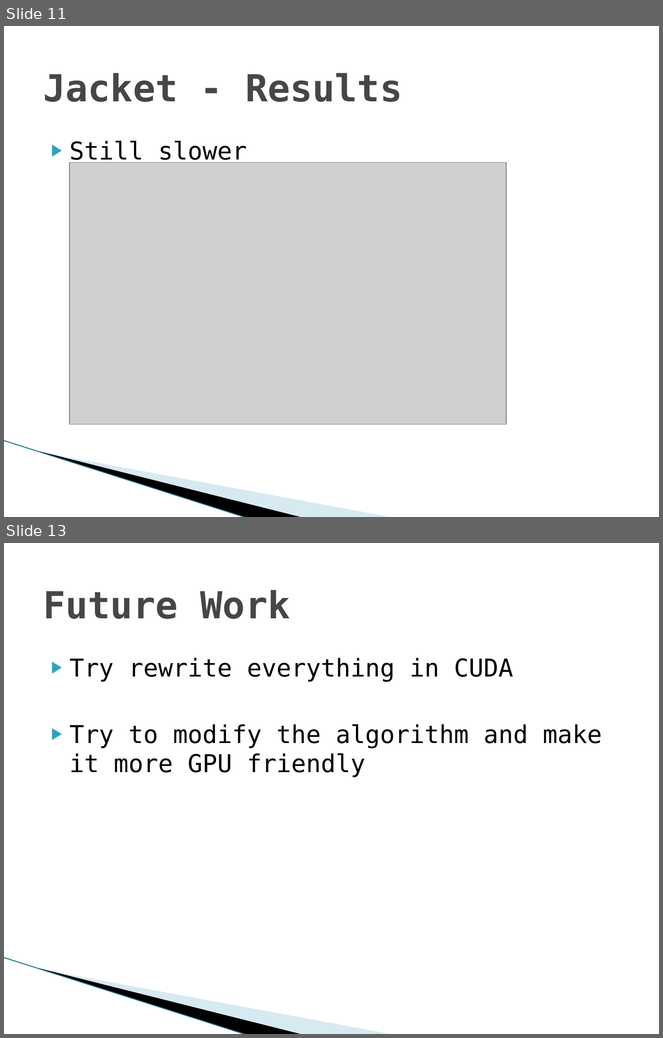
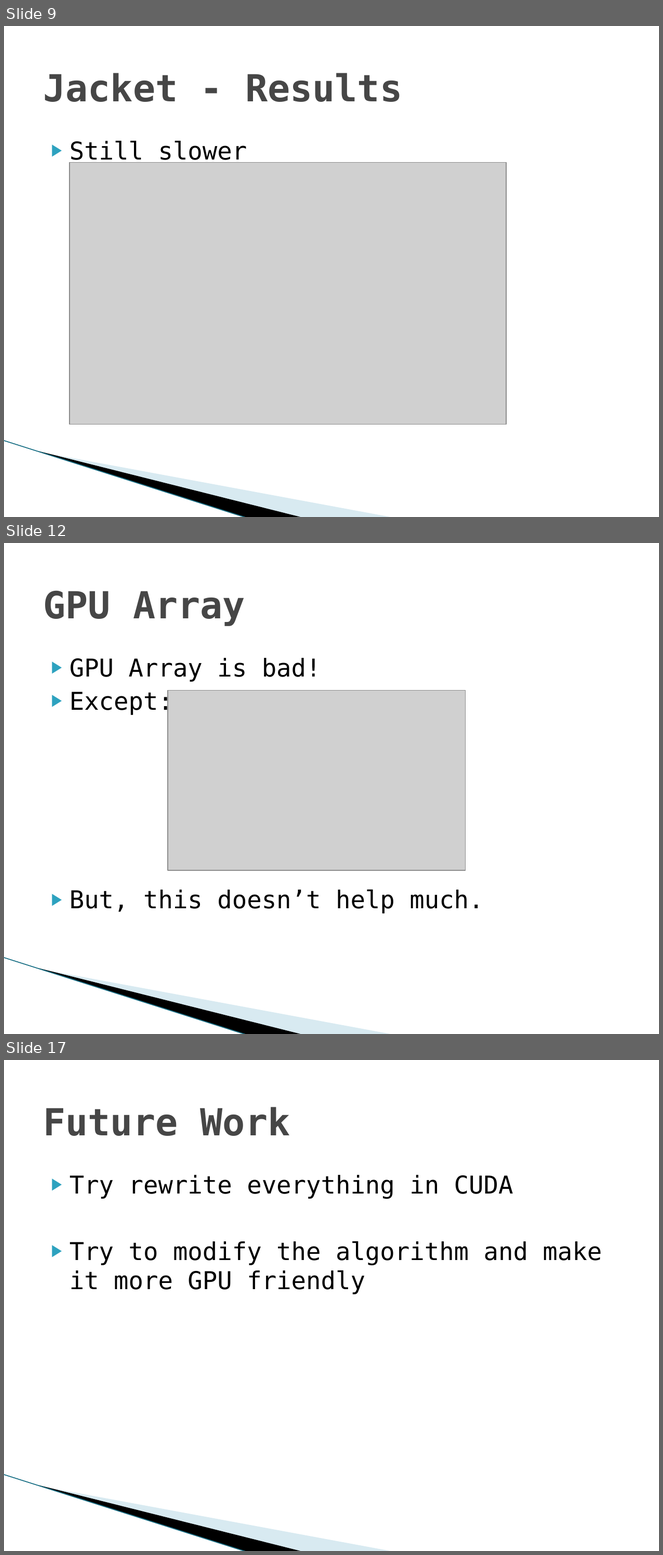
Before and after one commit to Keripo/DancingMonkeysAccelerated, a slide deck: final/presentation.pptx. Shown one above the other, each under a label of ours: slides 11 and 13 before the commit, slides 9, 12 and 17 after it; the slides between them are not shown. The pictures are 663x1038 and 663x1555 pixels, drawn with LibreOffice and Linux fonts; fonts in the diff are those of the drawing; grey boxes stand for pictures; background and template pictures are left out. Boxes give left, top, right and bottom in pixels: in the first picture for what was removed or moved away, otherwise in the second. Text is boxed around its words. In the diff, an @@ line names an element or a change of style, - is before the commit and + after.

```diff
--- a/final/presentation.pptx
+++ b/final/presentation.pptx
@@ slide 12 added at [4, 543, 659, 1034], background #FFFFFF; not listed: 3 template elements that a slide beside it also shows @@
@@ title added at [43, 591, 245, 626], 41 pt, text #464646, bold @@
+GPU Array
@@ text added at [70, 658, 483, 914], 27 pt, text #000000 @@
+▶ GPU Array is bad!
+▶ Except:
+▶ But, this doesn’t help much.
@@ picture added at [168, 691, 465, 871] @@
@@ what was slide 11 is now slide 9 @@
@@ what was slide 13 is now slide 17 @@
```
Also in this commit, not shown: 1 slide changed, 6 other slides added, 3 slides removed.
